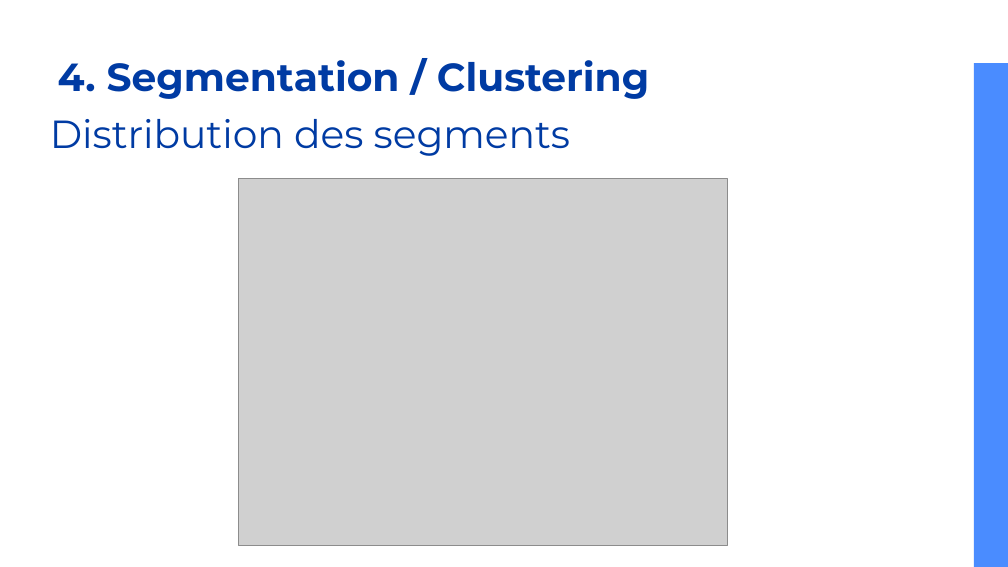
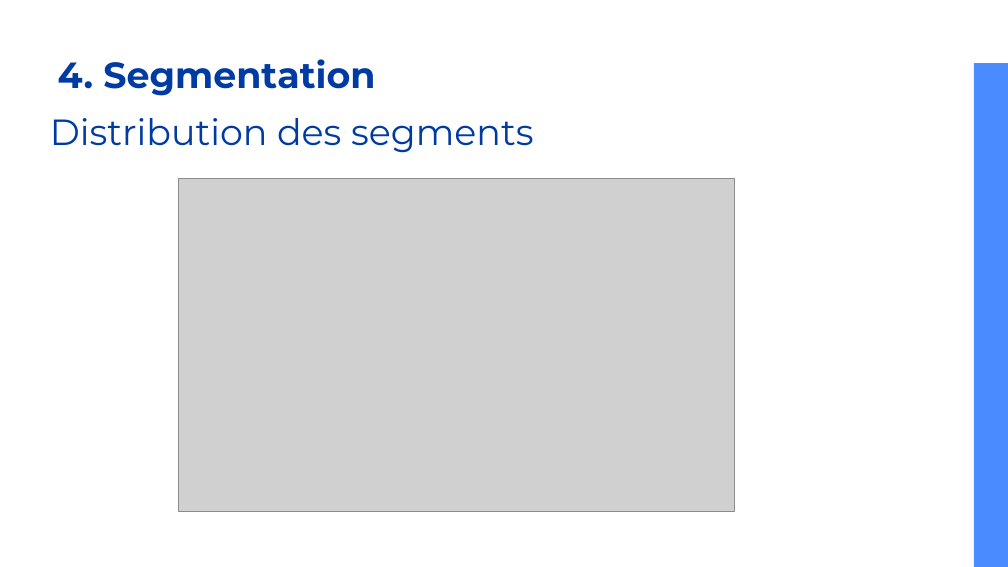
Before and after one commit to caseguin/Clustering, a slide deck: slide 26 of SuperMarket_clustering2.odp (slide 21 before the commit). Drawn at 1008x567 pixels with LibreOffice and Linux fonts; fonts in the diff are those of the drawing; grey boxes stand for pictures. Boxes give left, top, right and bottom in pixels: in the first picture for what was removed or moved away, otherwise in the second. Text is boxed around its words. In the diff, an @@ line names an element or a change of style, - is before the commit and + after.

```diff
--- a/SuperMarket_clustering2.odp
+++ b/SuperMarket_clustering2.odp
@@ title at [58,59,375,96]: text changed; size 28 to 26 pt @@
-4. Segmentation / Clustering
+4. Segmentation
@@ title "Distribution des segments" at [50,118,534,153]: size 28 to 26 pt @@
@@ picture: place and size @@
-picture at [238,178,727,545]
+picture at [178,178,734,512]
```
Also in this commit, not shown: 24 other slides changed, 4 slides added, 3 slides removed, 13 other files.
